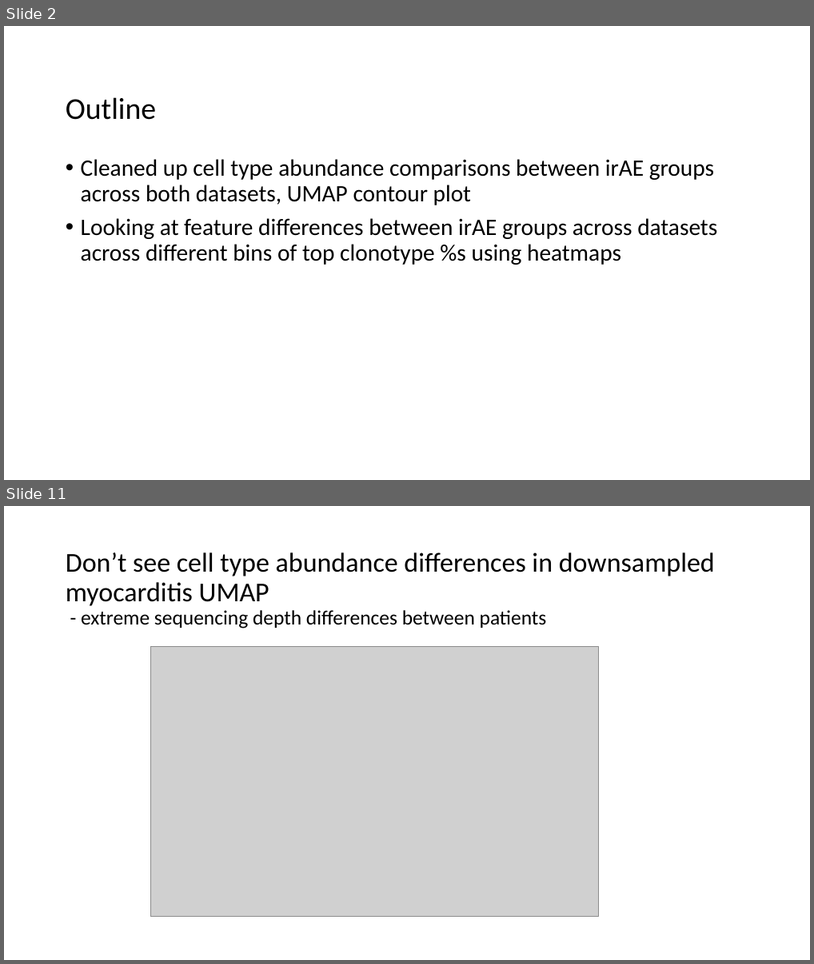
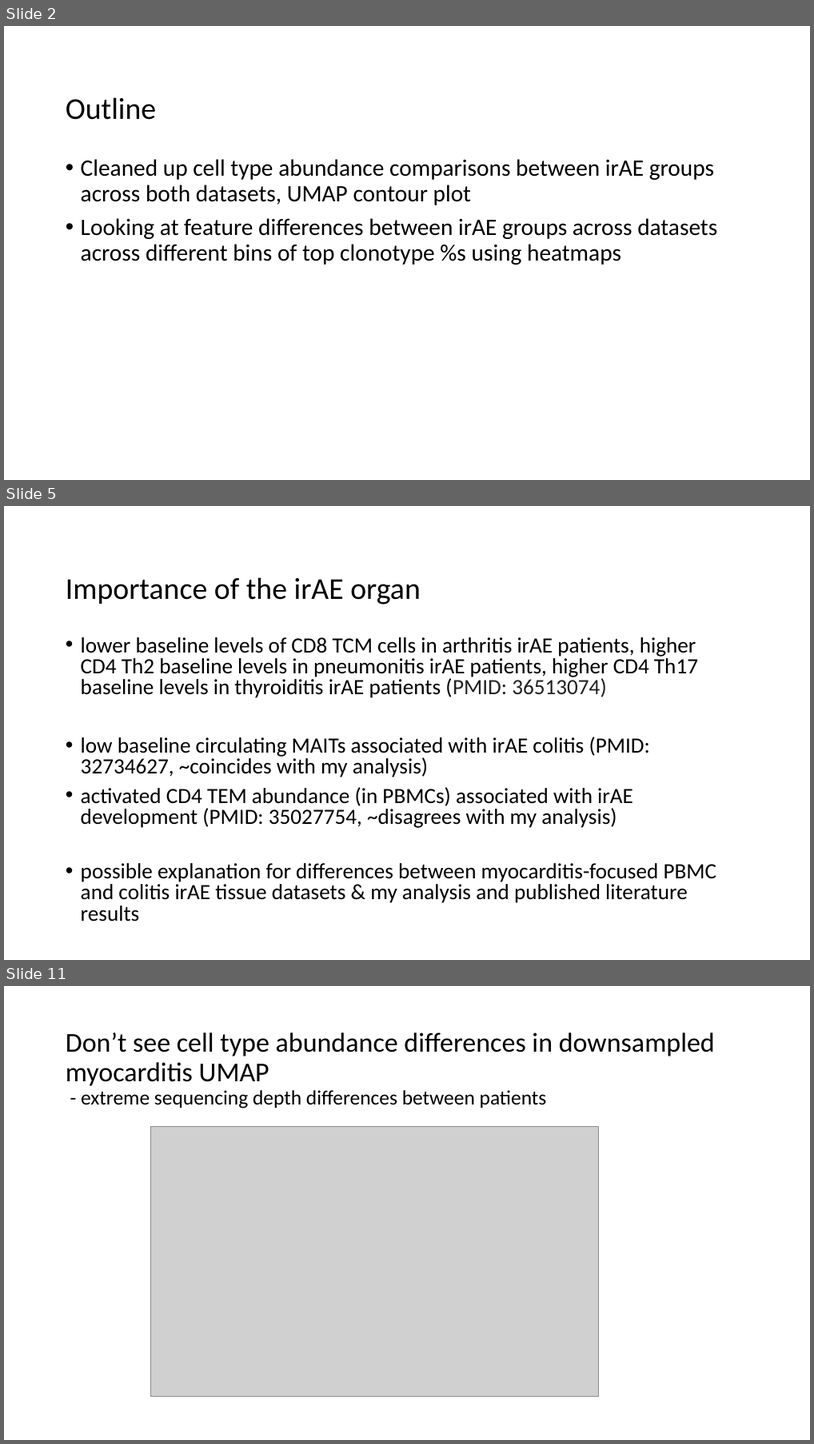
Before and after one commit to tybottorff/bottorffdocs, a slide deck: linsley_postdoc/presentations/weekly_meetings/1_10_24.pptx. Shown one above the other, each under a label of ours: slides 2 and 11 before the commit, slides 2, 5 and 11 after it; the slides between them are not shown. The pictures are 814x964 and 814x1444 pixels, drawn with LibreOffice and Linux fonts; fonts in the diff are those of the drawing; grey boxes stand for pictures. Boxes give left, top, right and bottom in pixels: in the first picture for what was removed or moved away, otherwise in the second. Text is boxed around its words. In the diff, an @@ line names an element or a change of style, - is before the commit and + after.

```diff
--- a/linsley_postdoc/presentations/weekly_meetings/1_10_24.pptx
+++ b/linsley_postdoc/presentations/weekly_meetings/1_10_24.pptx
@@ slide 5 added at bbox=[4, 506, 810, 960], background #FFFFFF @@
@@ title added at bbox=[66, 577, 421, 604], 36 pt, text #000000 @@
+Importance of the irAE organ
@@ text added at bbox=[81, 637, 718, 921], 25.9 pt, text #000000 @@
+• lower baseline levels of CD8 TCM cells in arthritis irAE patients, higher CD4 Th2 baseline levels in pneumonitis irAE patients, higher CD4 Th17 baseline levels in thyroiditis irAE patients (PMID: 36513074)
+• low baseline circulating MAITs associated with irAE colitis (PMID: 32734627, ~coincides with my analysis)
+• activated CD4 TEM abundance (in PBMCs) associated with irAE development (PMID: 35027754, ~disagrees with my analysis)
+• possible explanation for differences between myocarditis-focused PBMC and colitis irAE tissue datasets & my analysis and published literature results
```
Also in this commit, not shown: 8 slides changed, 1 slide removed, 1 other file.
